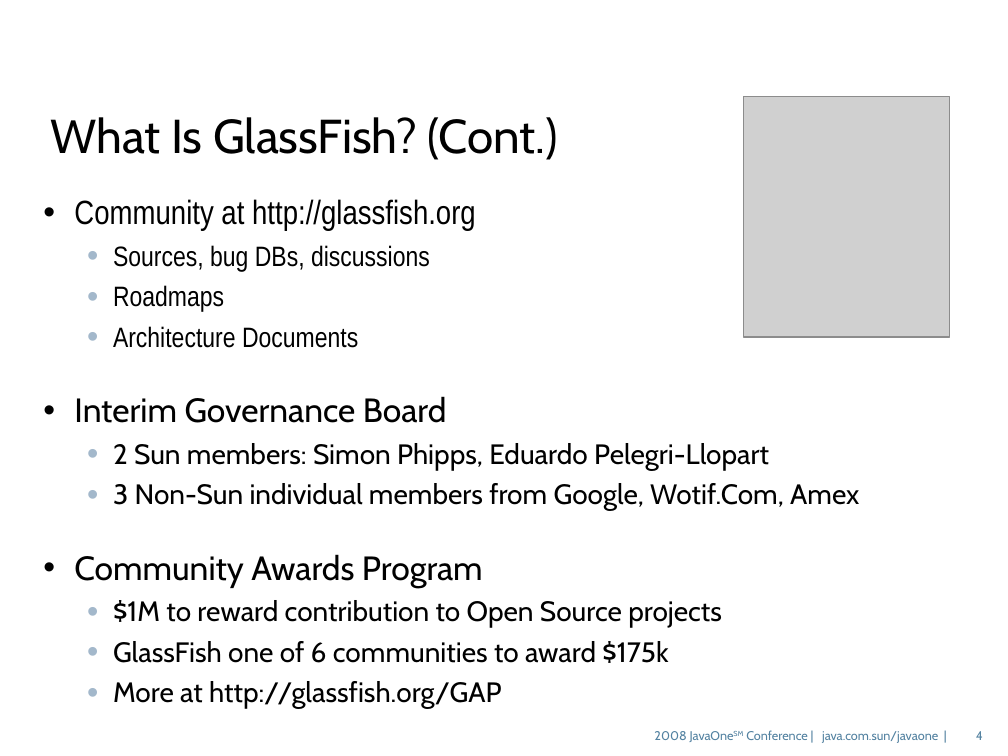
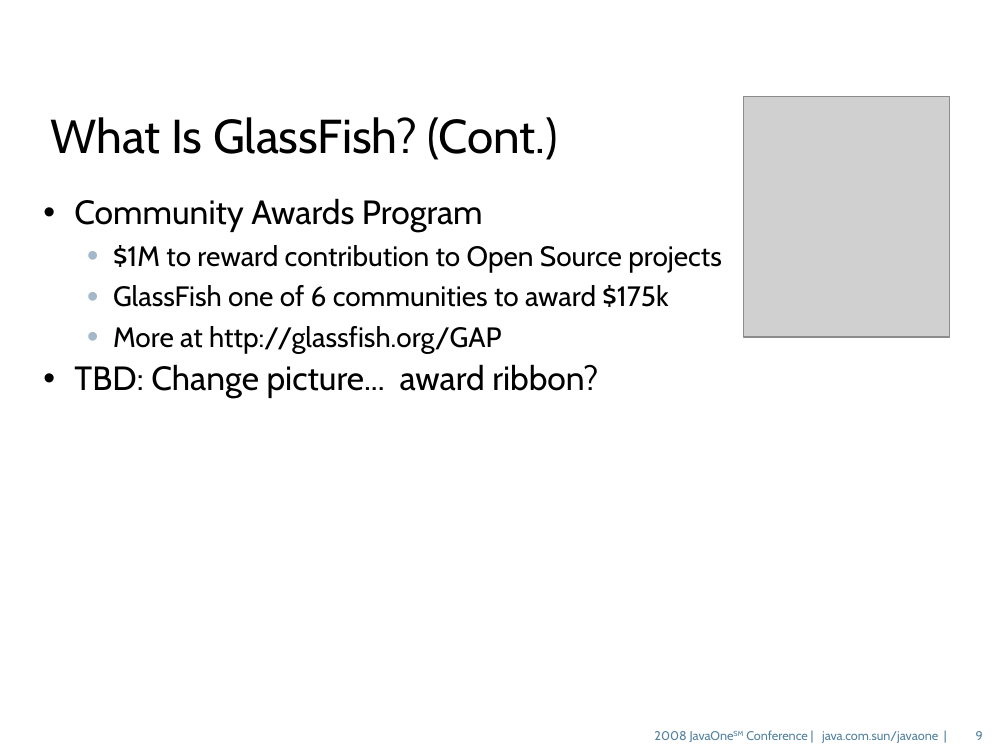
Before and after one commit to dmatej/Glassfish-SVN-Patched, a slide deck: slide 9 of v3/admingui/j1plugin/gfplugin/4520_gfplugin.odp (slide 4 before the commit). Drawn at 1008x756 pixels with LibreOffice and Linux fonts; fonts in the diff are those of the drawing; grey boxes stand for pictures; background and template pictures are left out. Boxes give left, top, right and bottom in pixels: in the first picture for what was removed or moved away, otherwise in the second. Text is boxed around its words. In the diff, an @@ line names an element or a change of style, - is before the commit and + after.

```diff
--- a/v3/admingui/j1plugin/gfplugin/4520_gfplugin.odp
+++ b/v3/admingui/j1plugin/gfplugin/4520_gfplugin.odp
@@ text at (74, 199, 859, 511): paragraphs removed @@
-• Community at http://glassfish.org
-  • Sources, bug DBs, discussions
-  • Roadmaps
-  • Architecture Documents
-• Interim Governance Board
-  • 2 Sun members: Simon Phipps, Eduardo Pelegri-Llopart
-  • 3 Non-Sun individual members from Google, Wotif.Com, Amex
@@ text at (74, 364, 598, 398): paragraph added @@
+• TBD: Change picture... award ribbon?
@@ page number at (976, 731, 983, 740): text changed @@
-4
+9
```
Also in this commit, not shown: 17 other slides changed, 1 slide removed.
